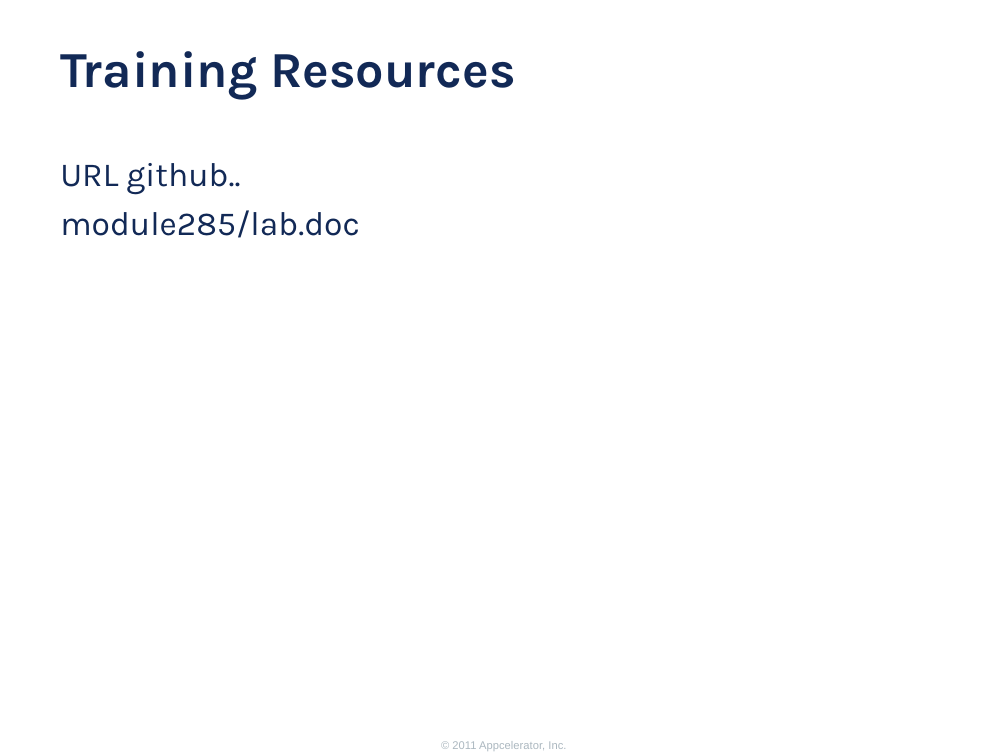
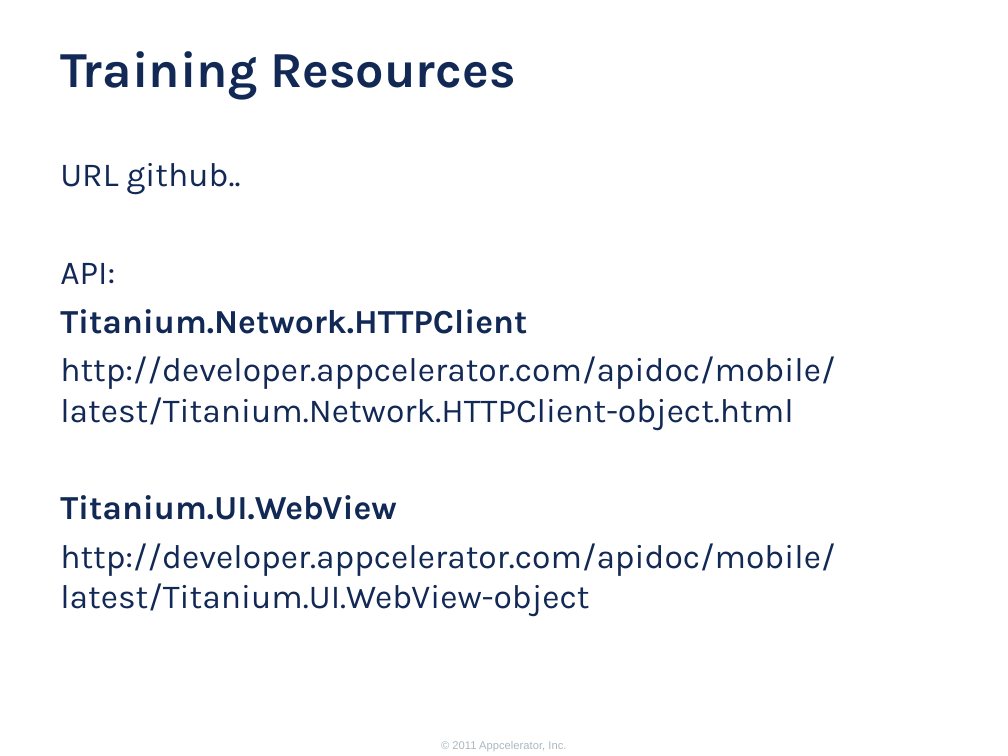
Before and after one commit to appcelerator-training-archive/tcad_certification, a slide deck: slide 10 of 285/285.ppt (slide 18 before the commit). Drawn at 1008x756 pixels with LibreOffice and Linux fonts; fonts in the diff are those of the drawing; background and template pictures are left out. Boxes give left, top, right and bottom in pixels: in the first picture for what was removed or moved away, otherwise in the second. Text is boxed around its words. In the diff, an @@ line names an element or a change of style, - is before the commit and + after.

```diff
--- a/285/285.ppt
+++ b/285/285.ppt
@@ text at (x1=60, y1=263, x2=835, y2=617): text changed @@
-module285/lab.doc
+API:
+Titanium.Network.HTTPClient
+http://developer.appcelerator.com/apidoc/mobile/latest/Titanium.Network.HTTPClient-object.html
+Titanium.UI.WebView
+http://developer.appcelerator.com/apidoc/mobile/latest/Titanium.UI.WebView-object
```
Also in this commit, not shown: 2 other slides changed, 4 slides added, 12 slides removed.
